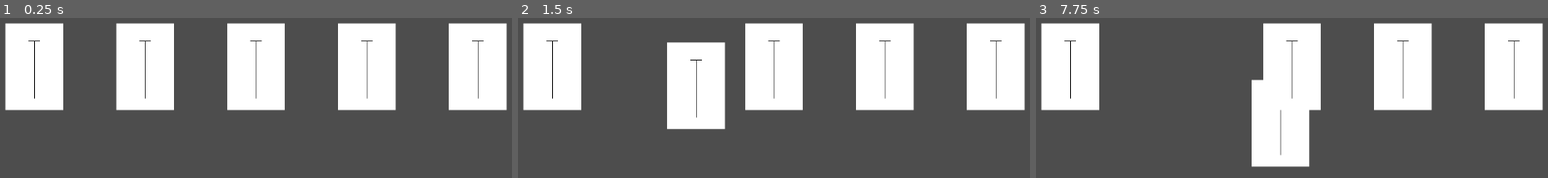
Above: before the commit, frames 1-3 (left to right).
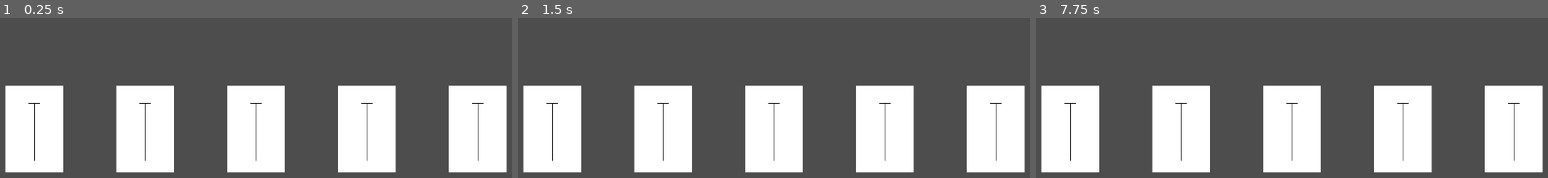
Above: after the commit, the same moments.

Repository: dBinet/SquirrelAttack
Game: Godot game, scene res://scenes/Main.tscn
Same seed, same stepped clock (60 frames per second), same inputs: the game is played once before the commit and once after it.
Inputs (mouse positions are in pixels of both pictures, inside the frame that each line leads up to):
- Up to frame 1 (0.25 s): no input
- Up to frame 2 (1.5 s): tap Enter at 0.5 s; move the mouse to (922, 48) at 0.52 s; click (922, 48) at 0.67 s; tap Space at 1.25 s; drag from (640, 85) to (743, 141) at 1.27 s
- Up to frame 3 (7.75 s): move the mouse to (outside the picture) at 2.02 s; click (outside the picture) at 2.17 s; tap Enter at 2.75, 4.25 s; drag from (1261, 141) to (outside the picture) at 2.77 s; tap Space at 3.5, 5 s; move the mouse to (1491, 123) at 3.52 s; click (1491, 123) at 3.67 s; drag from (outside the picture) to (outside the picture) at 4.27 s; move the mouse to (1322, 66) at 5.02 s; click (1322, 66) at 5.17 s; drag from (outside the picture) to (1158, 85) at 5.77 s; move the mouse to (1440, 48) at 6.52 s; click (1440, 48) at 6.67 s; drag from (1158, 85) to (1261, 141) at 7.27 s

The runs differ from the first frame. In frame 1, 45% of the frame differs, in the area x 0-100%, y 3-97%; in frame 2, 46%; in frame 3, 40%.

Commit message:
Move cards to bottom third

Diff:
--- a/scripts/Main.gd
+++ b/scripts/Main.gd
@@ -9,5 +9,8 @@
     for i in range(num_cards):
         var card := card_scene.instantiate()
         add_child(card)
-        card.position = Vector2(spacing * (i + 1), viewport_size.y / 2)
+        card.position = Vector2(
+            spacing * (i + 1),
+            viewport_size.y * 2.0 / 3.0
+        )
         card.set_original_position()
